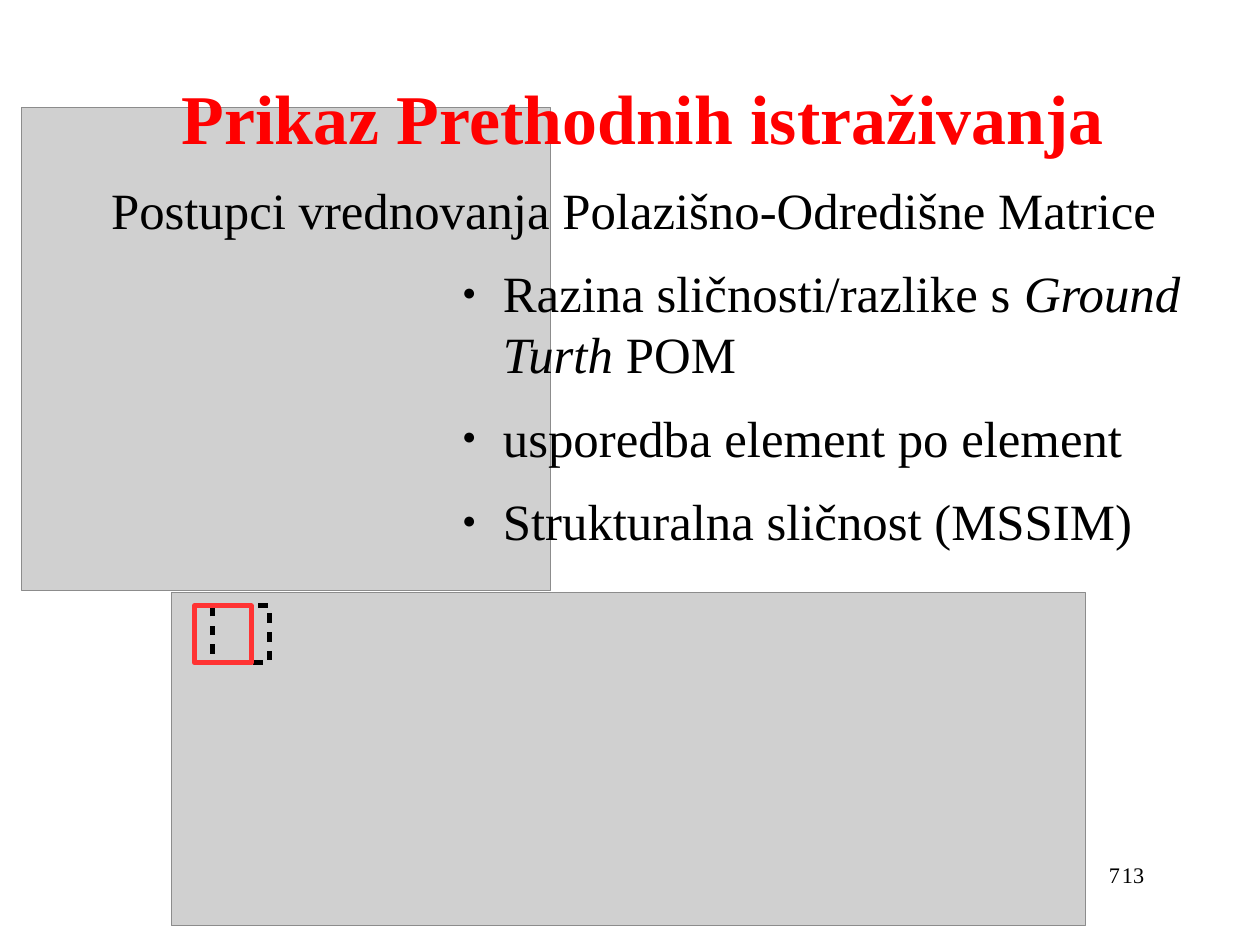
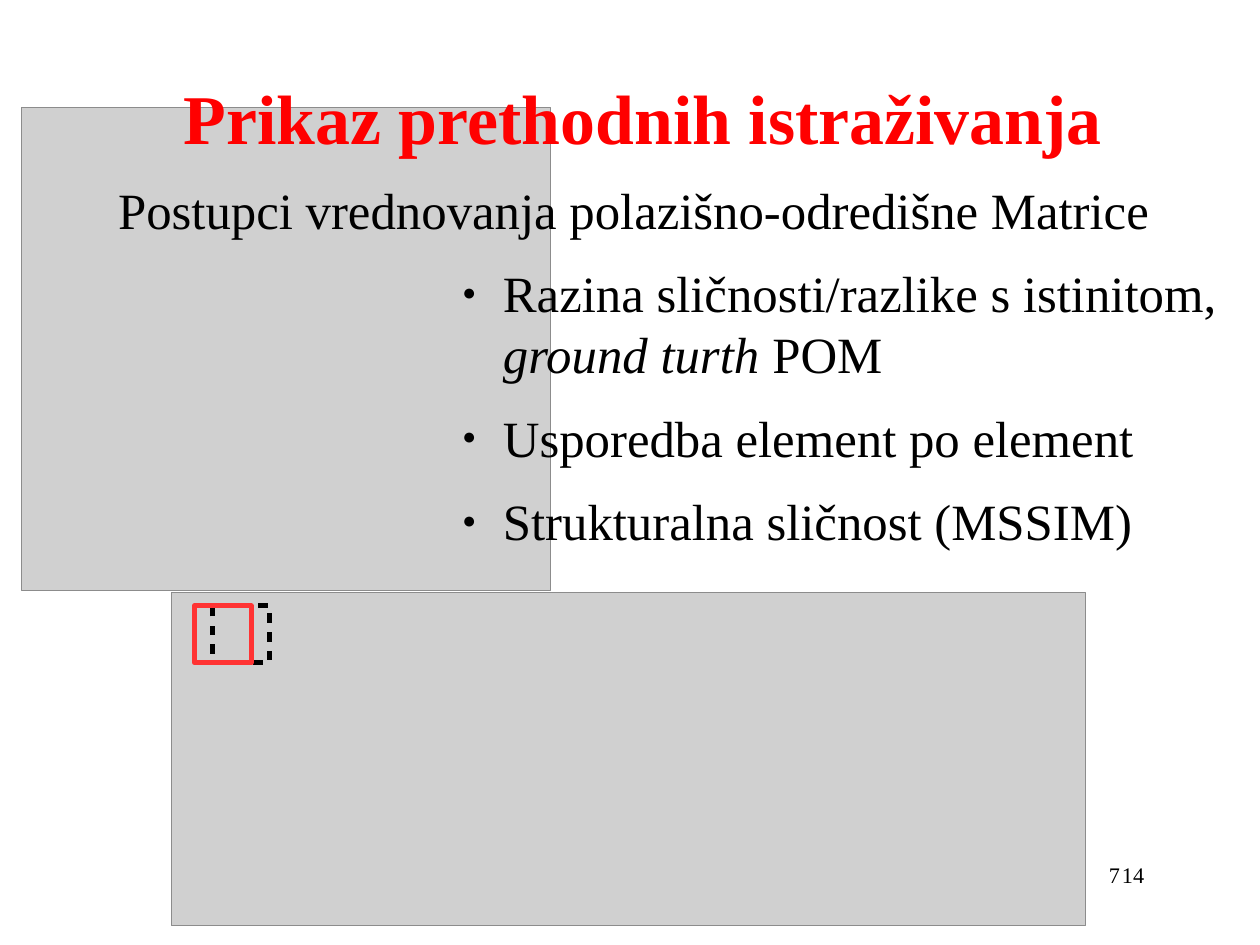
Before and after one commit to VjeraTurk/Master-s-Thesis, a slide deck: slide 7 of Prezentacija.odp. Drawn at 1260x945 pixels with LibreOffice and Linux fonts; fonts in the diff are those of the drawing; grey boxes stand for pictures. Boxes give left, top, right and bottom in pixels: in the first picture for what was removed or moved away, otherwise in the second. Text is boxed around its words. In the diff, an @@ line names an element or a change of style, - is before the commit and + after.

Commit message:
TODO: pregled 0. TODO:bijele matrice, prezentacija
Former-commit-id: 823f42745dfca00839136fdabe9ab7582e344c41

```diff
--- a/Prezentacija.odp
+++ b/Prezentacija.odp
@@ title at (184, 89, 1102, 157): text changed @@
-Prikaz Prethodnih istraživanja
+Prikaz prethodnih istraživanja
@@ text at (118, 189, 1216, 467): text changed @@
-Postupci vrednovanja Polazišno-Odredišne Matrice
-● Razina sličnosti/razlike s Ground Turth POM
-● usporedba element po element
+Postupci vrednovanja polazišno-odredišne Matrice
+● Razina sličnosti/razlike s istinitom, ground turth POM
+● Usporedba element po element
@@ text at (1122, 868, 1144, 883): text changed @@
-13
+14
```
Also in this commit, not shown: 12 other slides changed, 1 slide added, 3 other files.
